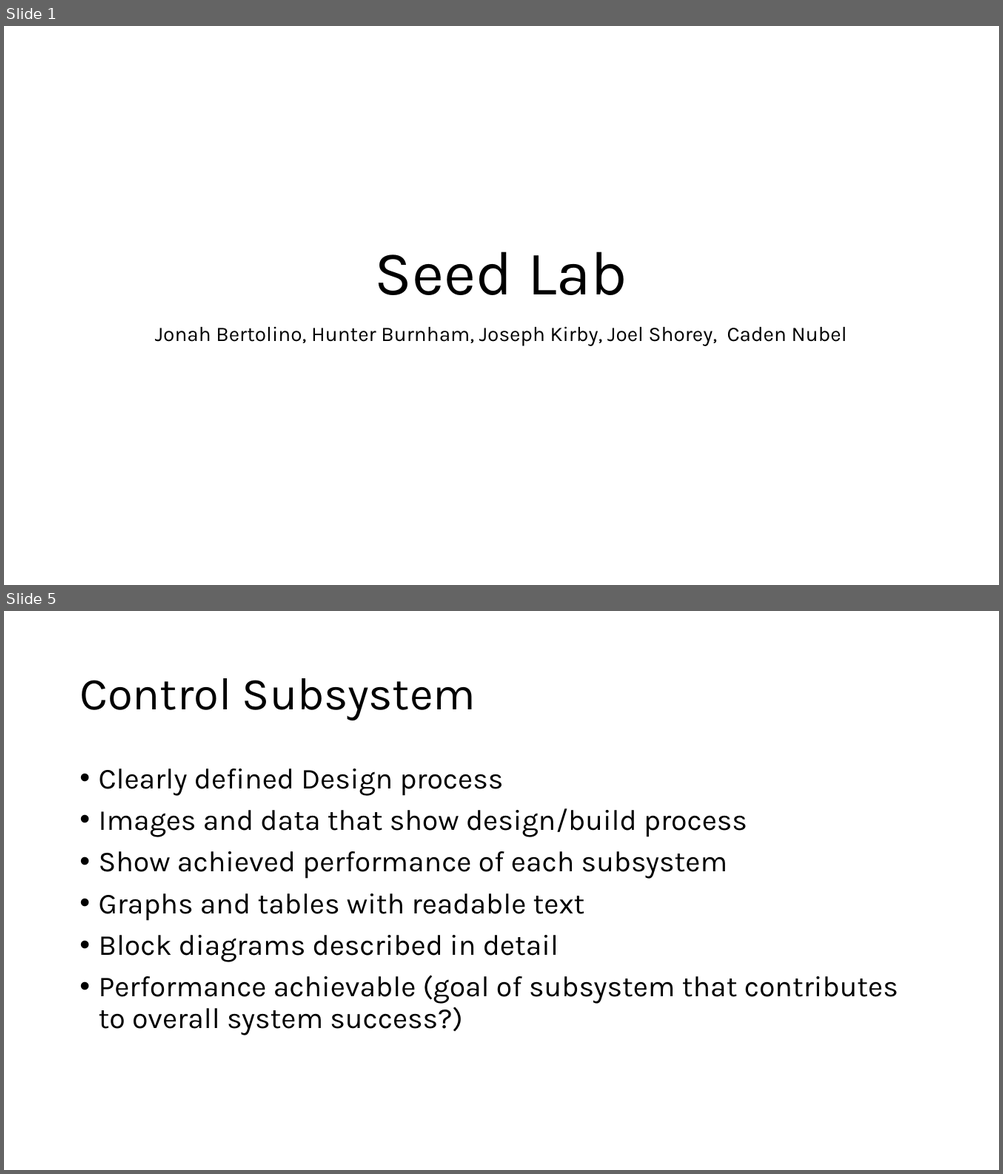
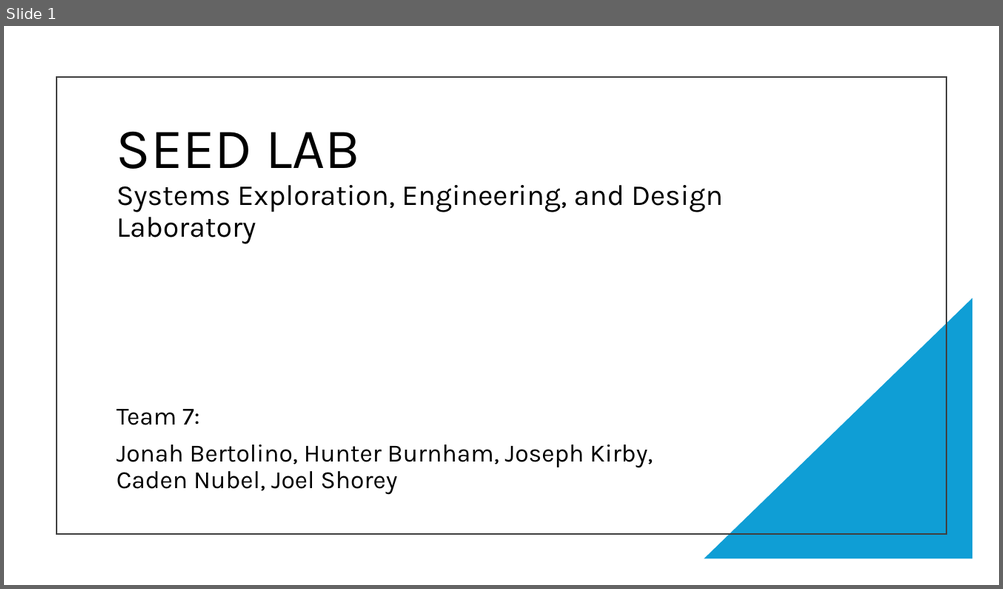
Before and after one commit to JonahBert/SeedLab, a slide deck: TeamPresentation/ProjectPresentation.pptx. Shown one above the other, each under a label of ours: slides 1 and 5 before the commit, slide 1 after it; the slides between them are not shown. The pictures are 1003x1174 and 1003x589 pixels, drawn with LibreOffice and Linux fonts; fonts in the diff are those of the drawing. Boxes give left, top, right and bottom in pixels: in the first picture for what was removed or moved away, otherwise in the second. Text is boxed around its words. In the diff, an @@ line names an element or a change of style, - is before the commit and + after.

```diff
--- a/TeamPresentation/ProjectPresentation.pptx
+++ b/TeamPresentation/ProjectPresentation.pptx
@@ slide 5 removed at [4,611,999,1170], background #FFFFFF @@
@@ title removed at [79,678,475,721] @@
-Control Subsystem
@@ text removed at [99,769,898,1036] @@
-• Clearly defined Design process
-• Images and data that show design/build process
-• Show achieved performance of each subsystem
-• Graphs and tables with readable text
-• Block diagrams described in detail
-• Performance achievable (goal of subsystem that contributes to overall system success?)
@@ slide 1 changed as well @@
@@ rectangle added at [57,77,946,534], outline #404040 1.5 pt @@
@@ title at [116,131,723,244]: text changed; size 60 to 28 pt @@
-Seed Lab
+SEED LAB
+Systems Exploration, Engineering, and Design Laboratory
@@ right triangle added at [704,298,973,560], fill #0F9ED5 @@
@@ subtitle at [116,409,652,495]: text changed; size 20 to 24 pt @@
-Jonah Bertolino, Hunter Burnham, Joseph Kirby, Joel Shorey, Caden Nubel
+Team 7:
+Jonah Bertolino, Hunter Burnham, Joseph Kirby, Caden Nubel, Joel Shorey
```
Also in this commit, not shown: 18 slides added, 6 other slides removed, 3 other files.
